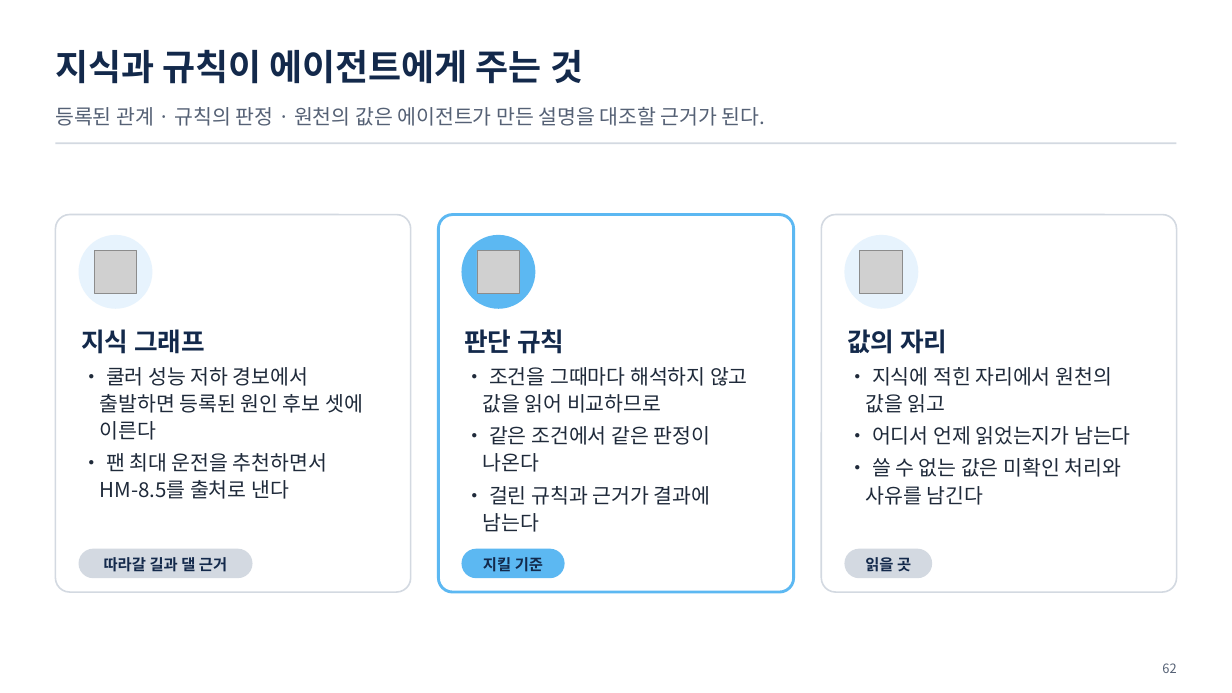
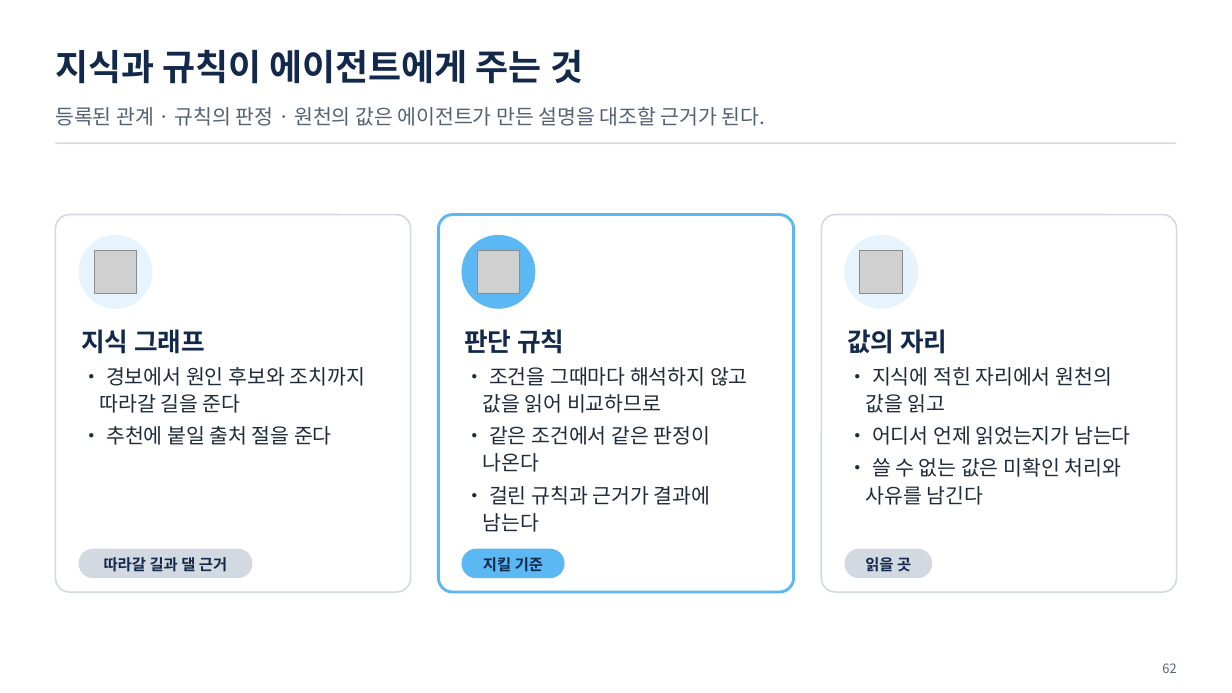
Before and after one commit to uengine-oss/hyd-iot-edu, a slide deck: slide 62 of 산출물/통합반/이론/04회차/통합반_04일차.pptx. Drawn at 1232x693 pixels with LibreOffice and Linux fonts; fonts in the diff are those of the drawing; grey boxes stand for pictures. Boxes give left, top, right and bottom in pixels: in the first picture for what was removed or moved away, otherwise in the second. Text is boxed around its words. In the diff, an @@ line names an element or a change of style, - is before the commit and + after.

```diff
--- a/산출물/통합반/이론/04회차/통합반_04일차.pptx
+++ b/산출물/통합반/이론/04회차/통합반_04일차.pptx
@@ text at bbox=[100, 367, 365, 445]: text changed @@
-• 쿨러 성능 저하 경보에서 출발하면 등록된 원인 후보 셋에 이른다
-• 팬 최대 운전을 추천하면서 HM-8.5를 출처로 낸다
+• 경보에서 원인 후보와 조치까지 따라갈 길을 준다
+• 추천에 붙일 출처 절을 준다
```
Also in this commit, not shown: 11 other slides changed, 5 other files.
